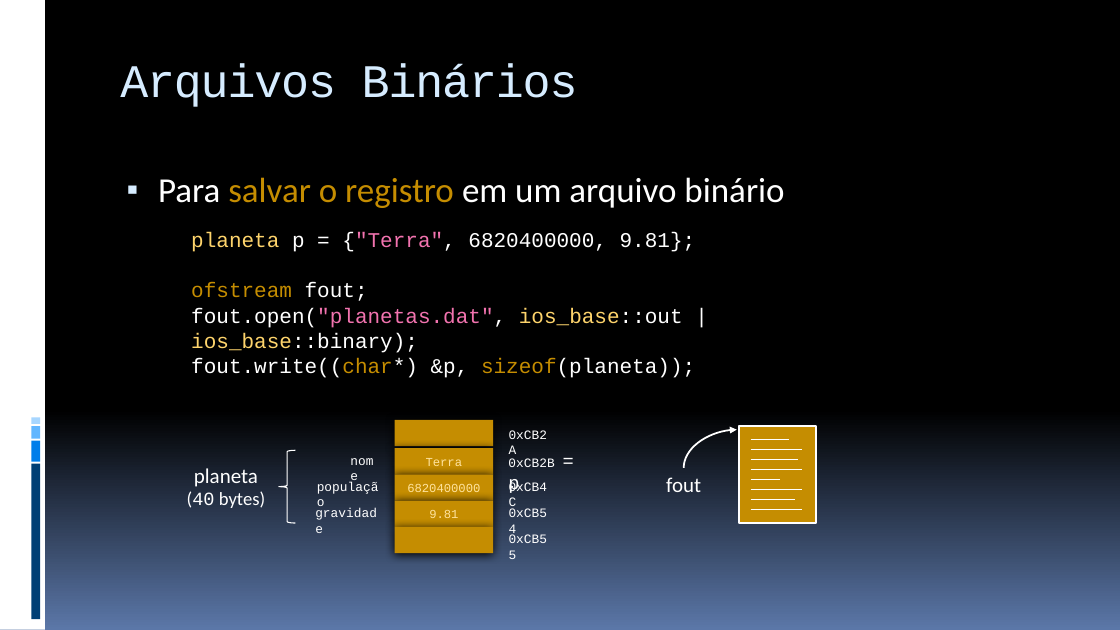
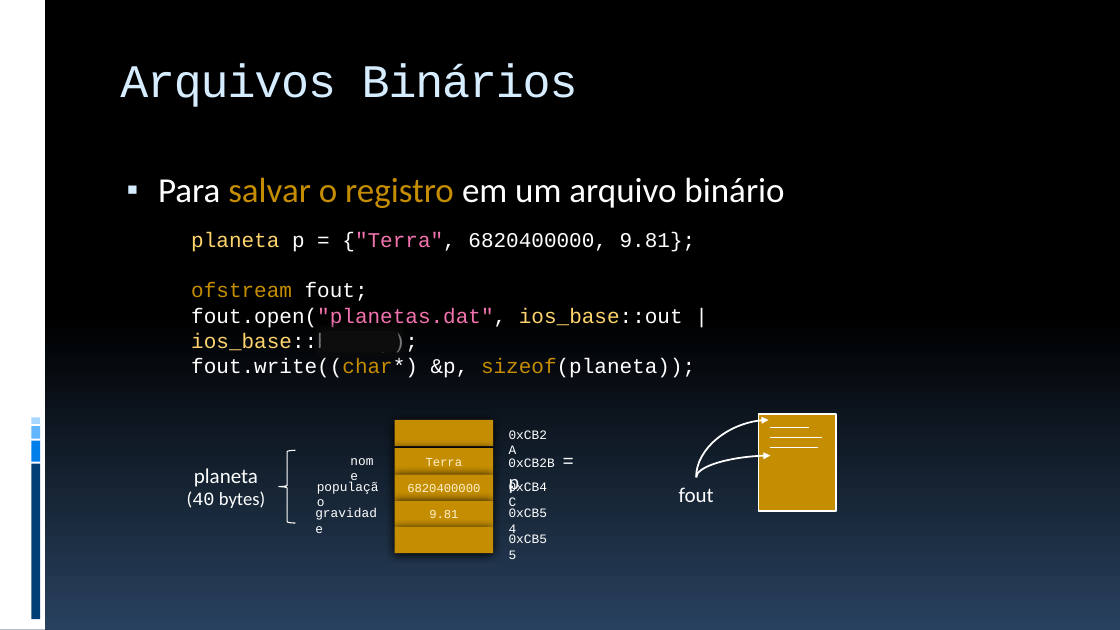
Before and after one commit to JudsonSS/ProgComp, a slide deck: slide 9 of Slides/24. Arquivos Binários.pptx. Drawn at 1120x630 pixels with LibreOffice and Linux fonts; fonts in the diff are those of the drawing. Boxes give left, top, right and bottom in pixels: in the first picture for what was removed or moved away, otherwise in the second. Text is boxed around its words. In the diff, an @@ line names an element or a change of style, - is before the commit and + after.

```diff
--- a/Slides/24. Arquivos Binários.pptx
+++ b/Slides/24. Arquivos Binários.pptx
@@ background gradient #000000 to #5B77A8 to gradient #000000 to #28415E @@
@@ rounded rectangle added at bbox=[322, 332, 397, 351], fill #0D0D0D, outline #0D0D0D 1.5 pt @@
@@ curved arrow moved from (684, 468) - (737, 430) to (697, 477) - (769, 420) @@
@@ 3 lines, 1 rectangle: place and size @@
-3 lines, 1 rectangle at bbox=[739, 426, 816, 523]
+3 lines, 1 rectangle at bbox=[759, 414, 836, 512]
@@ text "fout": place and size @@
-text "fout" at bbox=[666, 477, 701, 492]
+text "fout" at bbox=[679, 487, 714, 502]
@@ curved arrow added from (697, 477) to (770, 455), #FFFFFF 1.5 pt @@
@@ text colour #FFE39D to #FFF1CE in 3 elements at bbox=[395, 448, 493, 474], bbox=[395, 475, 493, 501], bbox=[395, 501, 493, 527] @@
@@ group removed at bbox=[751, 470, 802, 510]: 5 lines @@
```
Also in this commit, not shown: 18 other slides changed, 5 other files.
